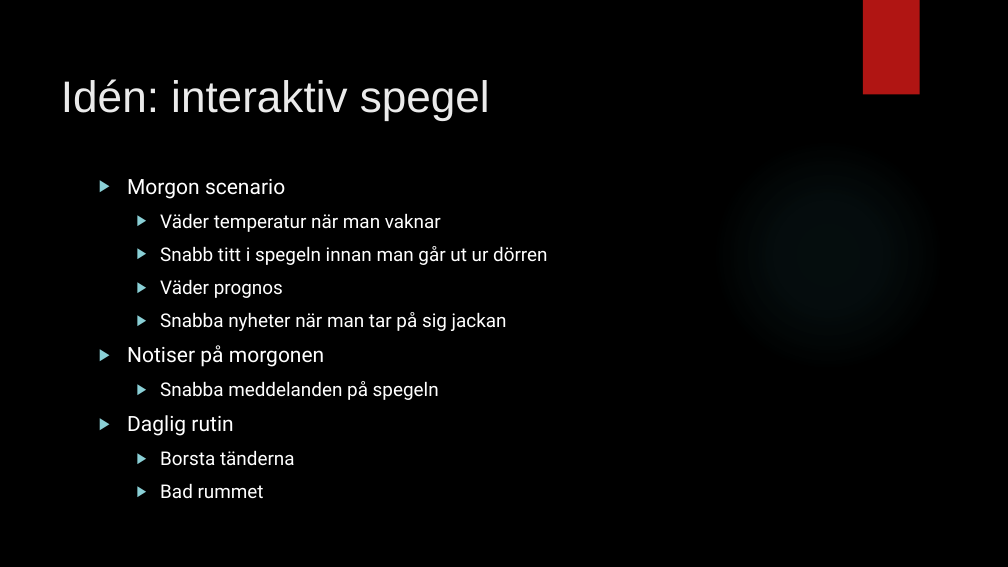
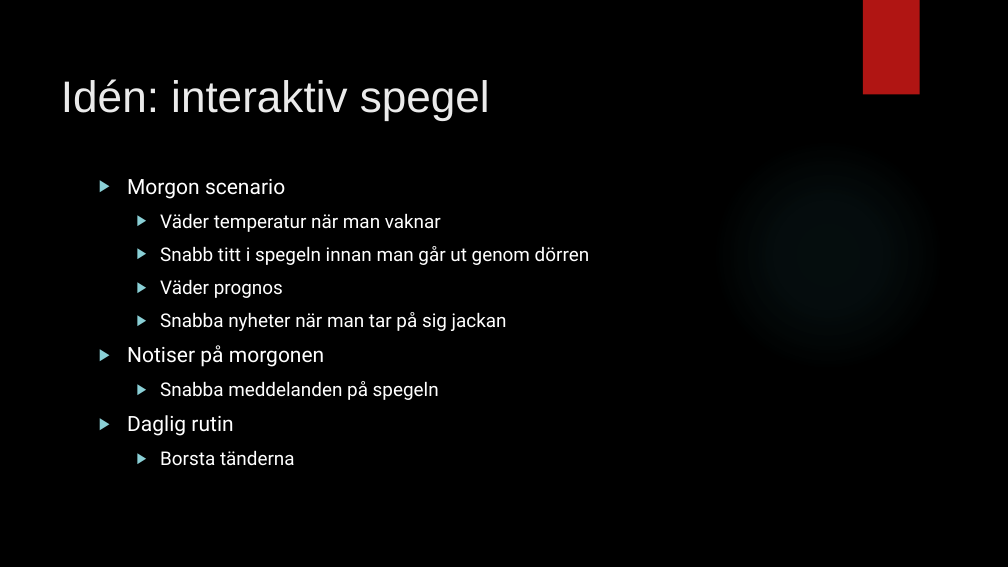
Before and after one commit to hamadaio/magic-mirror-project, a slide deck: slide 2 of pitch_group_mirror.pptx. Drawn at 1008x567 pixels with LibreOffice and Linux fonts; fonts in the diff are those of the drawing; background and template pictures are left out. Boxes give left, top, right and bottom in pixels: in the first picture for what was removed or moved away, otherwise in the second. Text is boxed around its words. In the diff, an @@ line names an element or a change of style, - is before the commit and + after.

Commit message:
pitch

```diff
--- a/pitch_group_mirror.pptx
+++ b/pitch_group_mirror.pptx
@@ text at bbox=[160, 246, 589, 265]: text changed @@
-  ▶ Snabb titt i spegeln innan man går ut ur dörren
+  ▶ Snabb titt i spegeln innan man går ut genom dörren
@@ text at bbox=[160, 483, 264, 499]: paragraph removed @@
-  ▶ Bad rummet
```
Also in this commit, not shown: 2 other slides changed, 2 slides added, 2 slides removed.
